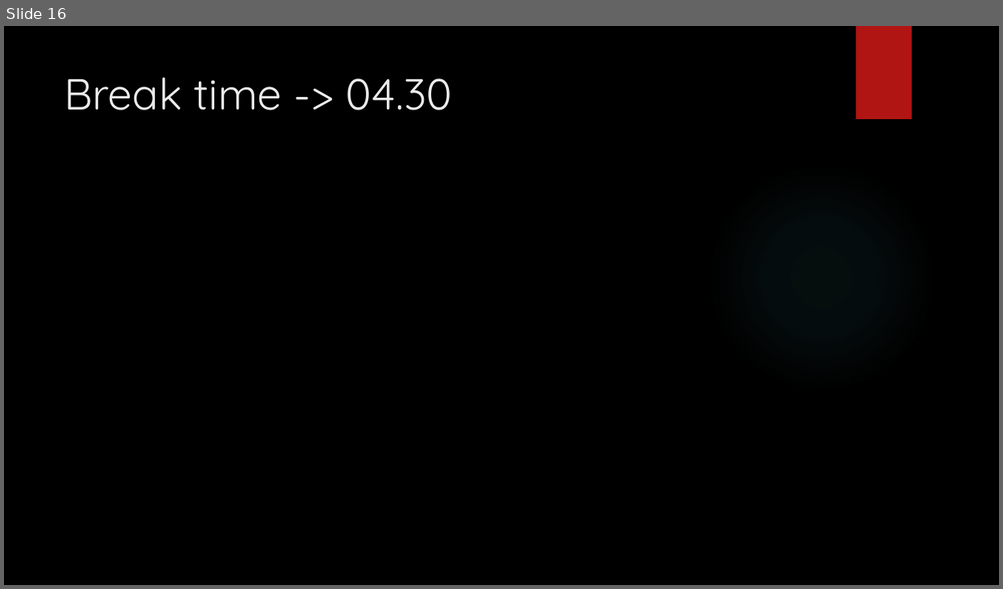
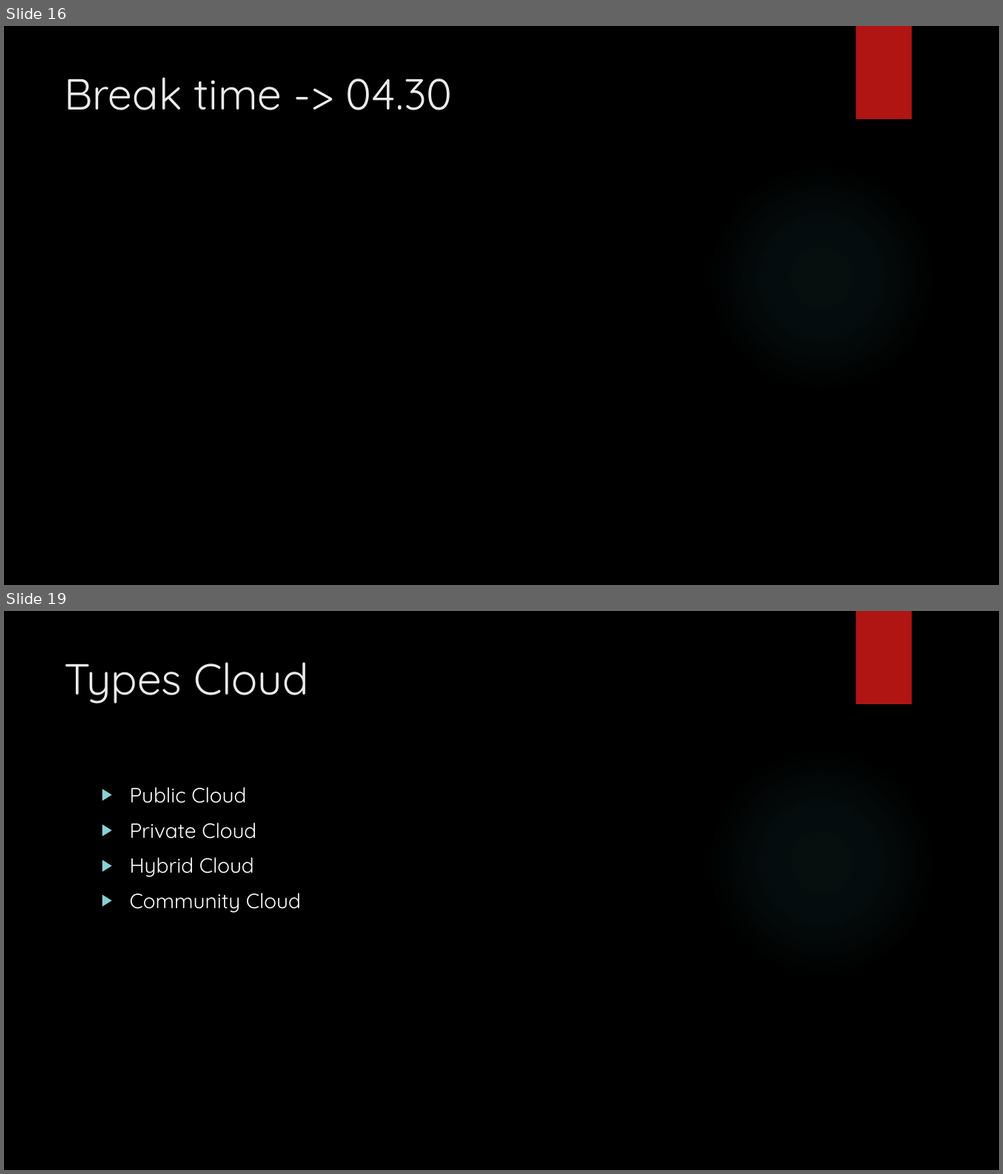
Before and after one commit to karthick1808/CDB21DW013, a slide deck: AWS - 2.pptx. Shown one above the other, each under a label of ours: slide 16 before the commit, slides 16 and 19 after it; the slides between them are not shown. The pictures are 1003x589 and 1003x1174 pixels, drawn with LibreOffice and Linux fonts; fonts in the diff are those of the drawing; background and template pictures are left out. Boxes give left, top, right and bottom in pixels: in the first picture for what was removed or moved away, otherwise in the second. Text is boxed around its words. In the diff, an @@ line names an element or a change of style, - is before the commit and + after.

```diff
--- a/AWS - 2.pptx
+++ b/AWS - 2.pptx
@@ slide 19 added at [4,611,999,1170], background picture (left out); not listed: 2 template elements that a slide beside it also shows @@
@@ title added at [64,662,309,703], 42 pt, text #EBEBEB @@
+Types Cloud
@@ text added at [130,787,301,913], 20 pt, text #FFFFFF @@
+▶ Public Cloud
+▶ Private Cloud
+▶ Hybrid Cloud
+▶ Community Cloud
```
Also in this commit, not shown: 1 slide changed, 19 other slides added.
